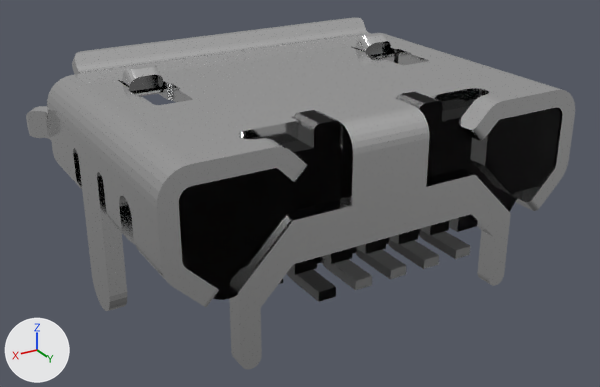
What one commit did to the Blender file USBModule/MicroUSB.blend.
Both versions are drawn from a camera (50 mm lens) standing at (0.0863, -0.0201, 0.0796) and looking at (0.0123, -0.1434, 0.0179). Lighting does not change. The marker at lower left points along +X, +Y and +Z. The same objects are shown in both versions, whatever each file hides.

Script lines for the objects in view, before the commit:
```python
me_microusb = bpy.data.meshes.new('MicroUSB')
me_microusb.from_pydata(...)  # 3090 vertices, 6276 faces; spans x -2.98..5.07, y -16.62..-10.82, z 0.28..4.0
me_microusb.materials.append(mat_platedthroughhole)  # light grey #e0e0e0
me_microusb_003 = bpy.data.meshes.new('MicroUSB.003')
me_microusb_003.from_pydata(...)  # 390 vertices, 761 faces; spans x -0.4..2.5, y -15.02..-10.82, z 1.28..2.83
me_microusb_003.materials.append(mat_gold)
ob_microusb = bpy.data.objects.new('MicroUSB', me_microusb)
ob_microusb.location = (0.0, 0.0, 0.0)
ob_microusb.scale = (0.0106, 0.0106, 0.0106)
ob_pins = bpy.data.objects.new('Pins', me_microusb_003)
ob_pins.location = (0.0, 0.0, 0.0)
ob_pins.scale = (0.0106, 0.0106, 0.0106)
```
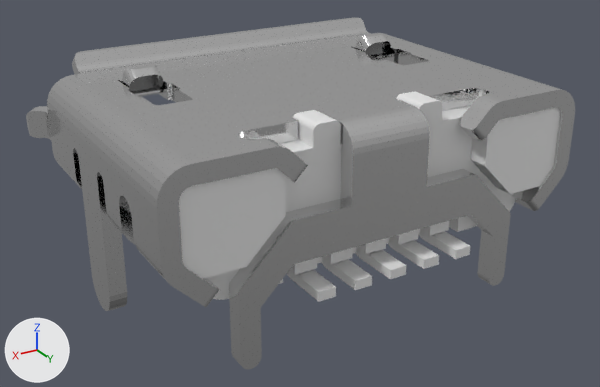
What differs and where, as boxes (x1, y1, x2, y2) in the pictures (600 x 387 px):
part 1 of me_microusb, deleted
    before: (322, 257, 356, 290)
part 2 of me_microusb, deleted (black)
    before: (287, 269, 336, 302)
part 3 of me_microusb, deleted (black)
    before: (179, 91, 560, 300)
'Plastic', unchanged, uncovered by the edit
    after: (179, 91, 560, 300)

The change, as a diff of the scene's bpy script:
```diff
--- a/USBModule/MicroUSB.blend.py
+++ b/USBModule/MicroUSB.blend.py
@@ me_microusb @@
 # used by ob_microusb; location = (0.0, 0.0, 0.0); scale = (0.0106, 0.0106, 0.0106)
-me_microusb.from_pydata(...)  # 3090 vertices, 6276 faces; spans x -2.98..5.07, y -16.62..-10.82, z 0.28..4.0
+me_microusb.from_pydata(...)  # 1632 vertices, 3289 faces, 1 loose edge; spans x -2.98..5.07, y -16.62..-11.02, z 0.28..4.0
+# me_microusb part 1: the loose piece of 78 vertices spanning x 1.55..1.85, y -15.02..-10.82, z 1.28..2.83 is deleted
+# me_microusb part 2: the loose piece of 78 vertices spanning x 2.2..2.5, y -15.02..-10.82, z 1.28..2.83 is deleted
+# me_microusb part 3: 1068 vertices removed from x -2.4..4.5, y -15.22..-11.07, z 1.38..3.78
 me_microusb.materials.append(mat_platedthroughhole)
```
